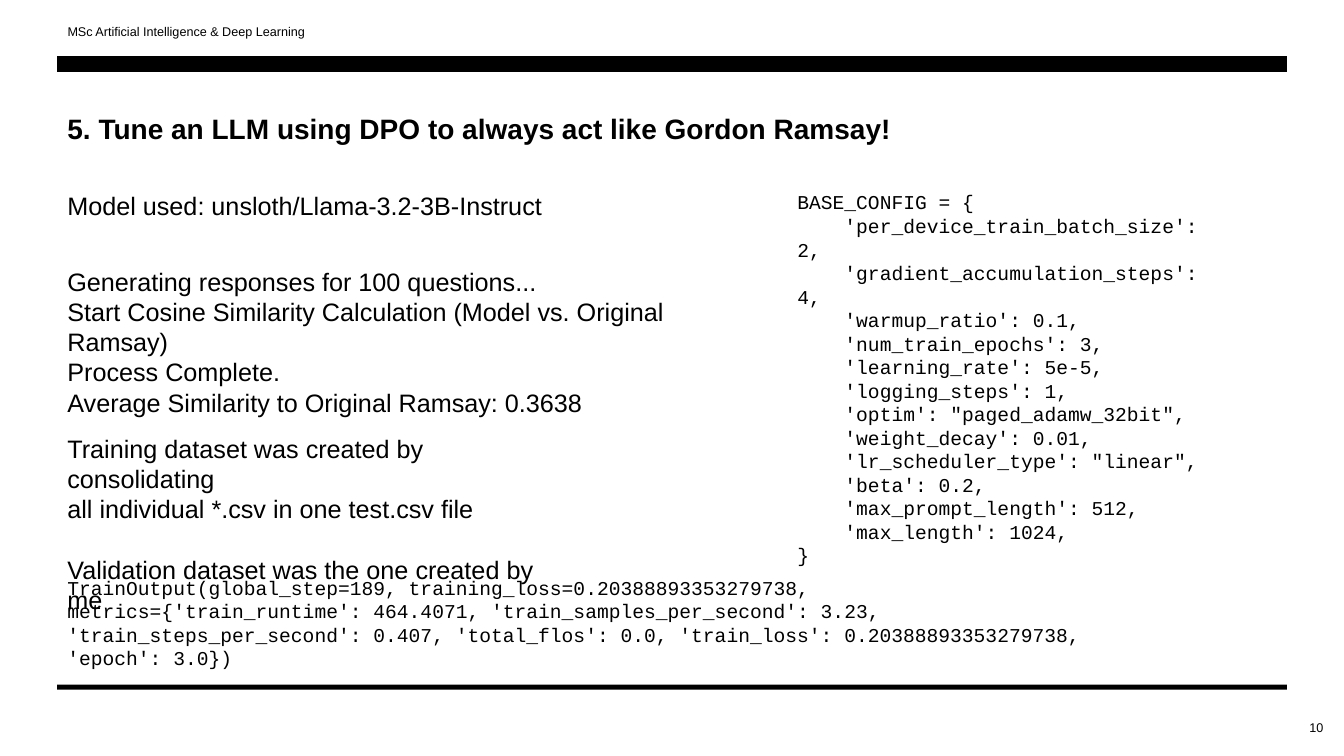
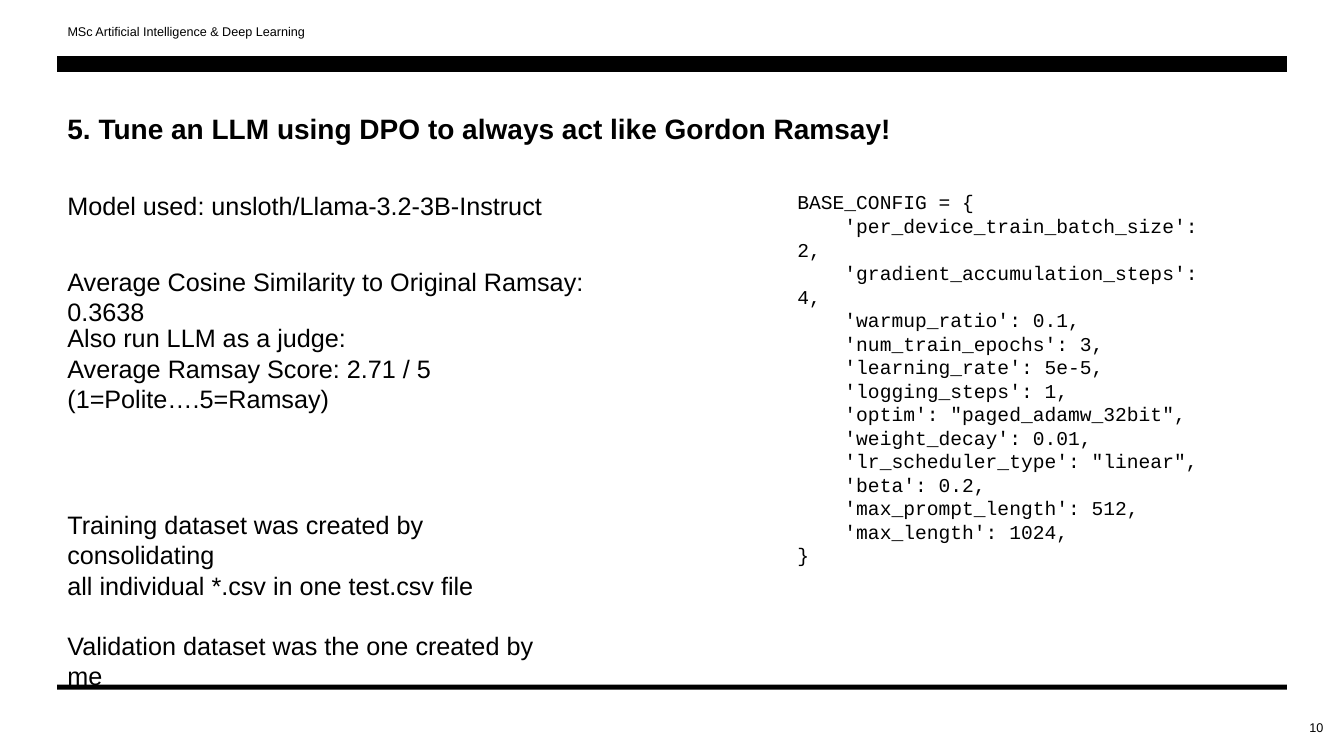
Before and after one commit to tcharos/NLP-Toxicity-Detection, a slide deck: slide 10 of NLP_finalPresentation.pptx. Drawn at 1344x756 pixels with LibreOffice and Linux fonts; fonts in the diff are those of the drawing. Boxes give left, top, right and bottom in pixels: in the first picture for what was removed or moved away, otherwise in the second. Text is boxed around its words. In the diff, an @@ line names an element or a change of style, - is before the commit and + after.

```diff
--- a/NLP_finalPresentation.pptx
+++ b/NLP_finalPresentation.pptx
@@ text at [67,272,583,322]: text changed @@
-Generating responses for 100 questions...
-Start Cosine Similarity Calculation (Model vs. Original Ramsay)
-Process Complete.
-Average Similarity to Original Ramsay: 0.3638
+Average Cosine Similarity to Original Ramsay: 0.3638
@@ text added at [67,328,431,414], 18 pt, text #000000 @@
+Also run LLM as a judge:
+Average Ramsay Score: 2.71 / 5 (1=Polite….5=Ramsay)
@@ text "Training dataset was created by ...": place and size @@
-text "Training dataset was created by ..." at [67,439,534,615]
+text "Training dataset was created by ..." at [67,515,534,690]
@@ text removed at [67,581,1079,646] @@
-TrainOutput(global_step=189, training_loss=0.20388893353279738,
-metrics={'train_runtime': 464.4071, 'train_samples_per_second': 3.23,
-'train_steps_per_second': 0.407, 'total_flos': 0.0, 'train_loss': 0.20388893353279738, 'epoch': 3.0})
```
